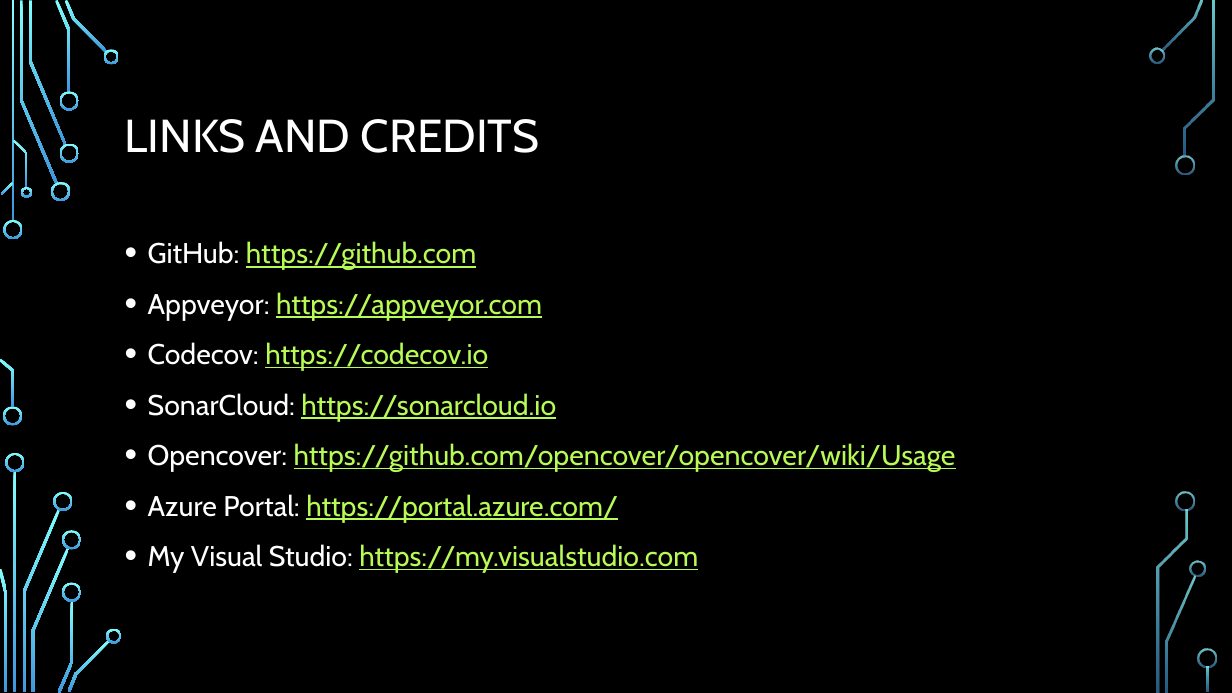
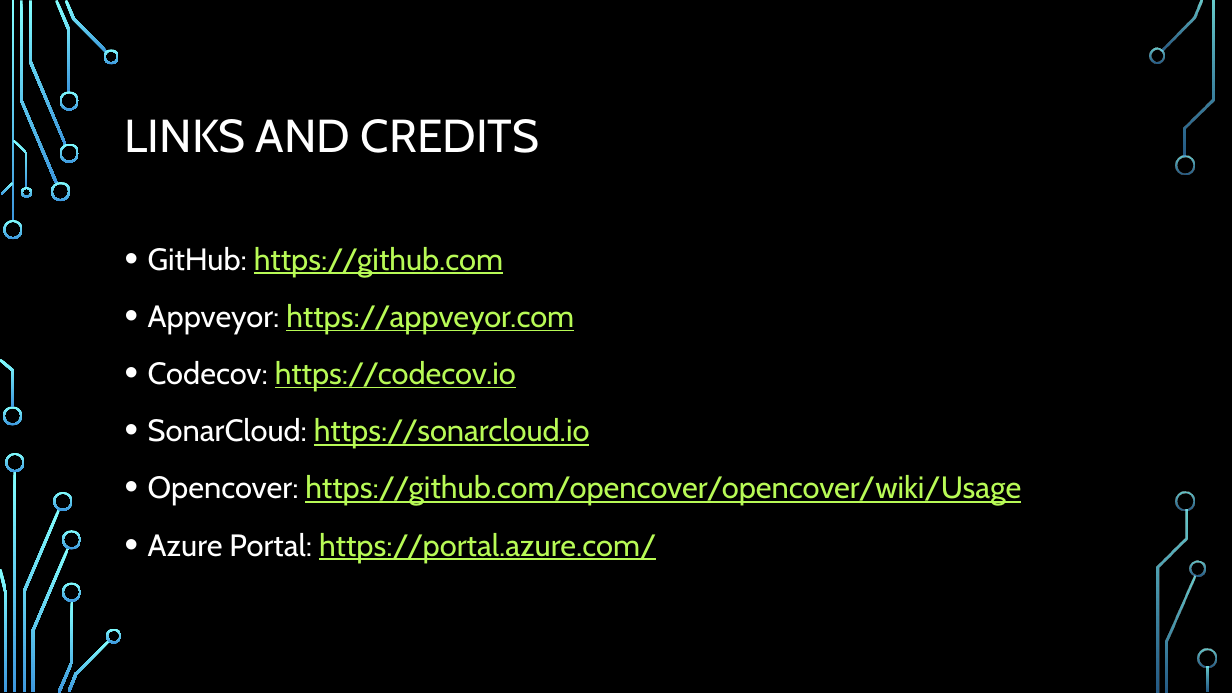
Before and after one commit to CedricAgoda/opensource-ci, a slide deck: slide 47 of Presentation/Full Open-Source CI.pptx (slide 45 before the commit). Drawn at 1232x693 pixels with LibreOffice and Linux fonts; fonts in the diff are those of the drawing; background and template pictures are left out. Boxes give left, top, right and bottom in pixels: in the first picture for what was removed or moved away, otherwise in the second. Text is boxed around its words. In the diff, an @@ line names an element or a change of style, - is before the commit and + after.

Commit message:
Improve Azure script and yaml (#11)
* Improve Azure script and yaml
* Final update of PPT

```diff
--- a/Presentation/Full Open-Source CI.pptx
+++ b/Presentation/Full Open-Source CI.pptx
@@ text "GitHub: https://github.com" at <box>148,247,1021,562</box>: size 22.2 to 24 pt; line spacing 1.1 to 1.2 @@
@@ text at <box>148,544,698,573</box>: paragraph removed @@
-• My Visual Studio: https://my.visualstudio.com
```
Also in this commit, not shown: 6 other slides changed, 7 slides added, 5 slides removed, 4 other files.
